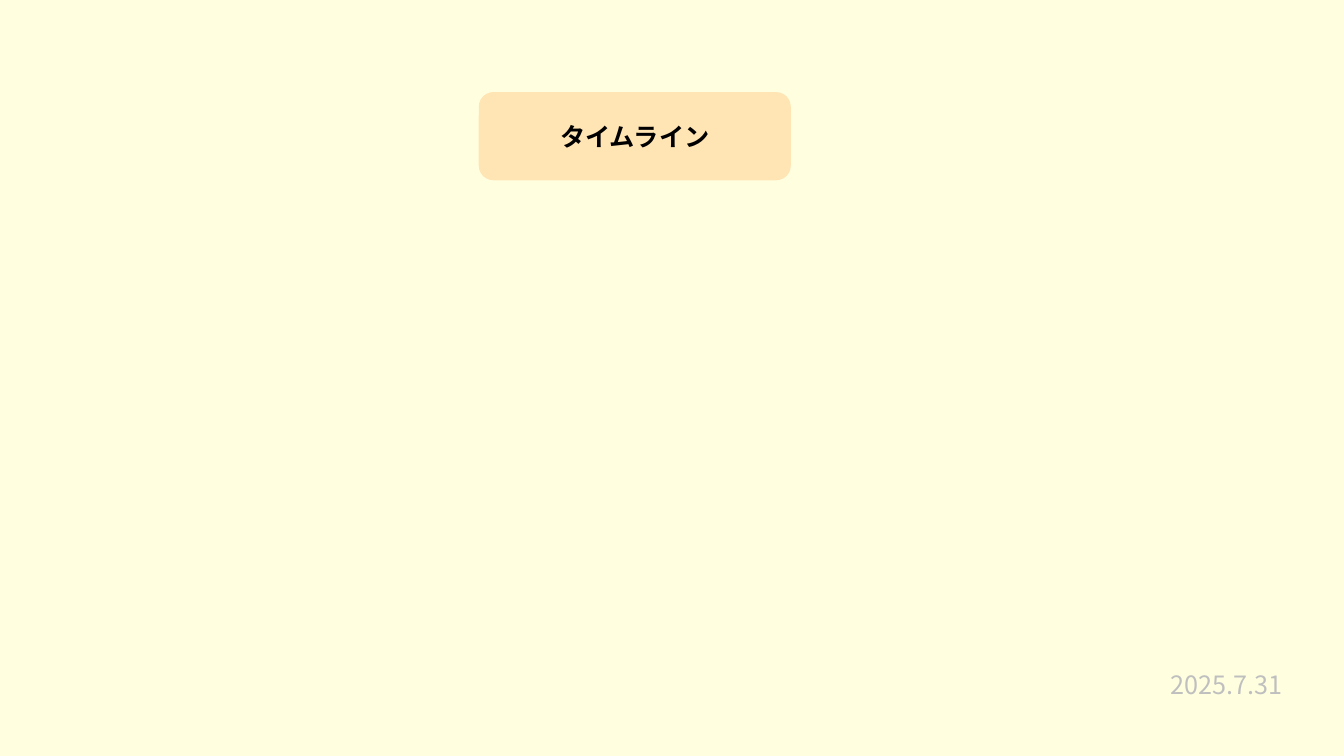
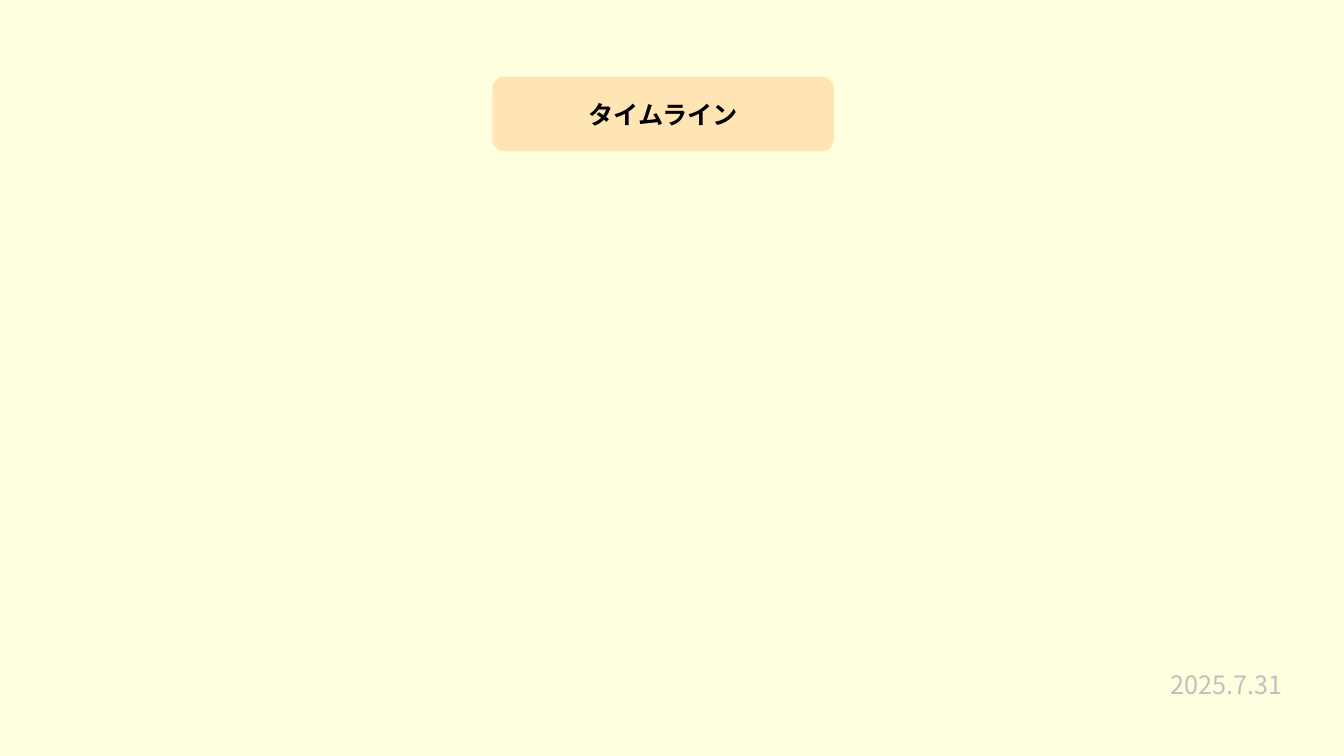
Before and after one commit to plusdojo2025/a2-7, a slide deck: slide 12 of 発表準備/7月成果発表会.pptx. Drawn at 1344x756 pixels with LibreOffice and Linux fonts; fonts in the diff are those of the drawing. Boxes give left, top, right and bottom in pixels: in the first picture for what was removed or moved away, otherwise in the second. Text is boxed around its words. In the diff, an @@ line names an element or a change of style, - is before the commit and + after.

```diff
--- a/発表準備/7月成果発表会.pptx
+++ b/発表準備/7月成果発表会.pptx
@@ rounded rectangle "タイムライン": place and size @@
-rounded rectangle "タイムライン" at [479,92,791,180]
+rounded rectangle "タイムライン" at [492,77,834,151]
```
Also in this commit, not shown: 7 other slides changed, 2 other files.
